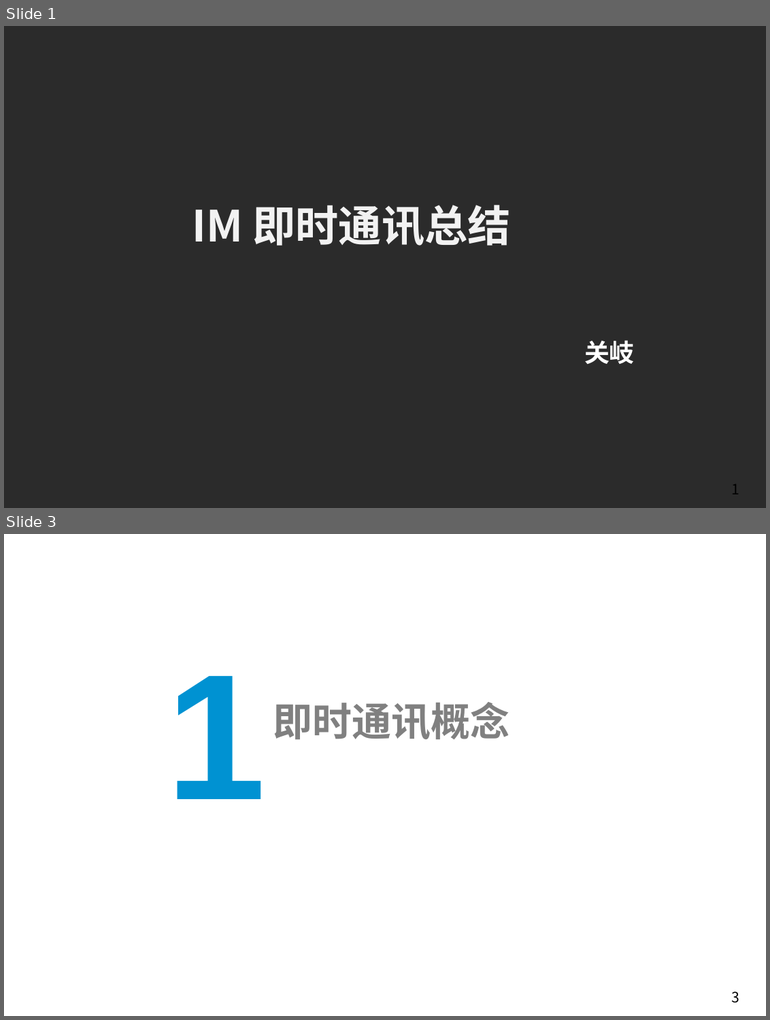
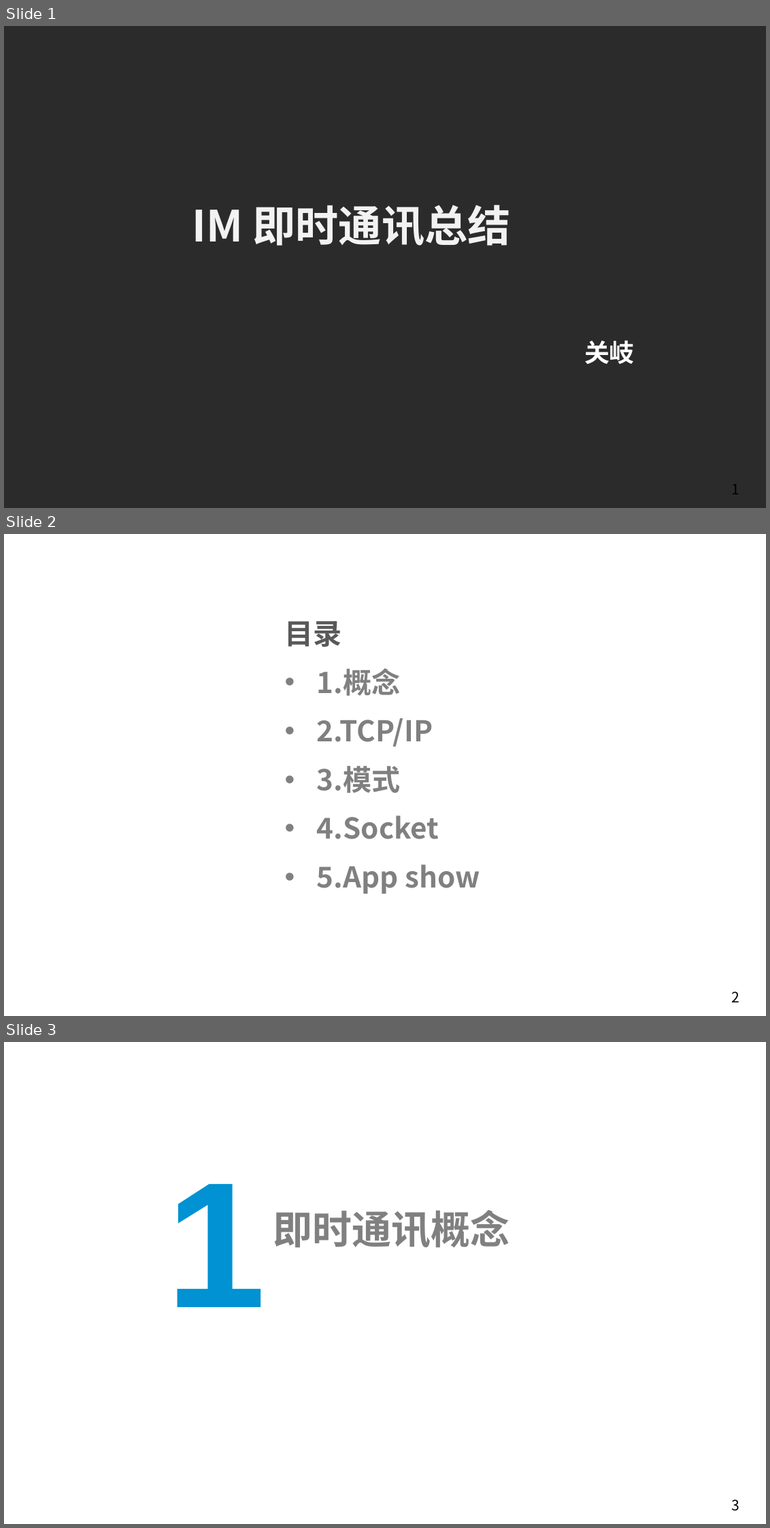
Before and after one commit to Easyhood/IM, a slide deck: 说明文档/IM即时通信总结.pptx. Shown one above the other, each under a label of ours: slides 1 and 3 before the commit, slides 1, 2 and 3 after it; the slides between them are not shown. The pictures are 770x1020 and 770x1528 pixels, drawn with LibreOffice and Linux fonts; fonts in the diff are those of the drawing; background and template pictures are left out; a plain dark background stands for a picture behind light text. Boxes give left, top, right and bottom in pixels: in the first picture for what was removed or moved away, otherwise in the second. Text is boxed around its words. In the diff, an @@ line names an element or a change of style, - is before the commit and + after.

```diff
--- a/说明文档/IM即时通信总结.pptx
+++ b/说明文档/IM即时通信总结.pptx
@@ slide 2 added at box(4, 534, 766, 1016), background picture (left out); not listed: 1 template element that a slide beside it also shows @@
@@ text added at box(285, 621, 479, 894), 32 pt, text #808080, bold @@
+目录
+• 1.概念
+• 2.TCP/IP
+• 3.模式
+• 4.Socket
+• 5.App show
```
Also in this commit, not shown: 12 other slides added, 2 slides removed, 3 other files.
